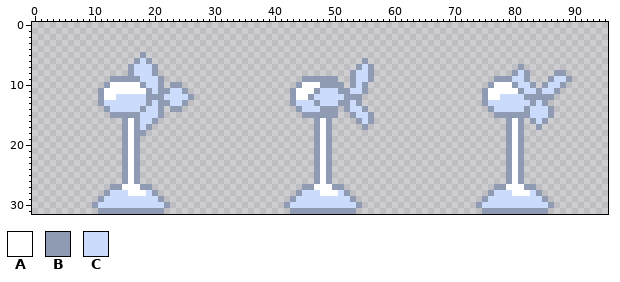
Sprite sheet -- Assets/Sprites/fan.png. This is how it looked before the edit.
The file is 96x32 pixels.
Palette (. is transparent): A #ffffff  B #8f9bb3  C #cbdbfc
Pixels before, first column x 10:
 5 ........B.......................................................................
 6 .......BCB...................................B..................................
 7 ......BCCCB.................................BCB........................B........
 8 ......BCCCB................................BCCB.......................BCB....BB.
 9 ...BBBBBCCCB.......................BBBBBB..BCCB....................BBBCCB...BCCB
10 ..BAAAAABCCB.BB...................BAAABBBB.BCB....................BAAABCCB.BCCB.
11 .BAAAAAAABCBBCCB.................BAAABCCCBBCCB...................BAAAAABCCBCCB..
12 .BAACCCCCBBBCCCCB................BAABCCCCCBBB....................BAACCCCBBBBB...
13 .BCCCCCCCBCBBCCB.................BCCCBCCCBBCB....................BCCCCCCCBCB....
14 ..BCCCCCBCCB.BB...................BCCCBBB.BCCB....................BCCCCCBCCCB...
15 ...BBBBBCCCB.......................BBBBBB..BCCB....................BBBBBBCCCB...
16 .....BABCCB..........................BAB....BCB......................BAB.BCB....
17 .....BABCB...........................BAB.....B.......................BAB..B.....
18 .....BABB............................BAB.............................BAB........
19 .....BAB.............................BAB.............................BAB........
20 .....BAB.............................BAB.............................BAB........
21 .....BAB.............................BAB.............................BAB........
22 .....BAB.............................BAB.............................BAB........
23 .....BAB.............................BAB.............................BAB........
24 .....BAB.............................BAB.............................BAB........
25 .....BAB.............................BAB.............................BAB........
26 .....BAB.............................BAB.............................BAB........
27 ...BBAAABB.........................BBAAABB.........................BBAAABB......
28 ..BCCCAAACB.......................BCCCAAACB.......................BCCCAAACB.....
29 .BCCCCCCCCCB.....................BCCCCCCCCCB.....................BCCCCCCCCCB....
30 BCCCCCCCCCCCB...................BCCCCCCCCCCCB...................BCCCCCCCCCCCB...
31 .BBBBBBBBBBB.....................BBBBBBBBBBB.....................BBBBBBBBBBB....
After:
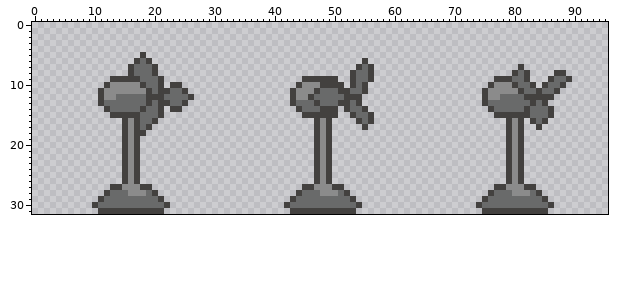
Difference:
colour A: #ffffff -> #8b8b8b
colour B: #8f9bb3 -> #43413f
colour C: #cbdbfc -> #696a6a
